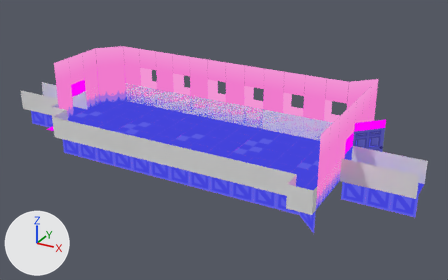
What one commit did to the Blender file source/blend files/room/evencare/evencare2.blend.
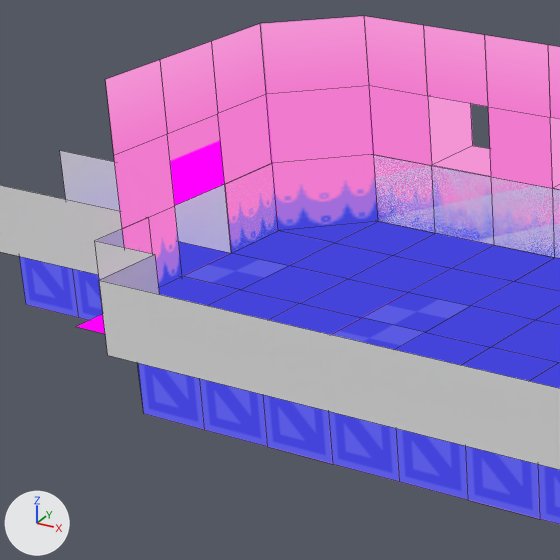
Each version is shown whole from a 50 mm camera at (23.06, -22.32, 11.4) aimed at (10.73, 0.09, 0.2), then close up on the part from 6% to 39% of the width and 15% to 69% of the height. Lighting does not change. The marker at lower left points along +X, +Y and +Z. The close-ups show mesh edges as thin lines.

The first close-up shows 'Cube', 'Scene'.
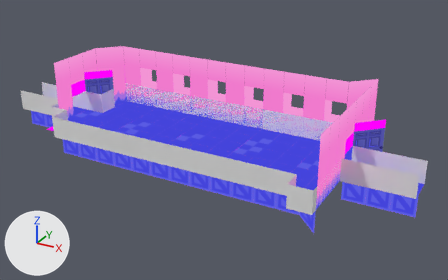
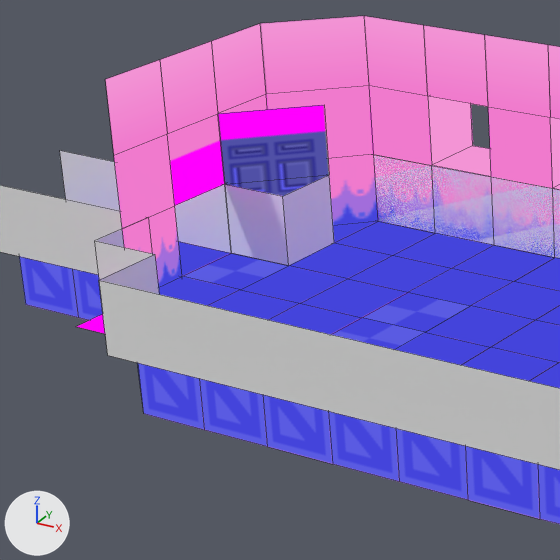
Location of each change, (x1, y1, x2, y2) in pixels of the close-ups (560 x 560 px):
```json
{"part": 1, "of": "me_scene_001", "change": "added", "after": [218, 105, 329, 184]}
{"part": 2, "of": "me_scene_001", "change": "added", "after": [226, 175, 328, 196], "on screen": "blue"}
{"part": 3, "of": "me_cube", "change": "built on", "before": [225, 167, 277, 251], "after": [225, 175, 334, 266]}
```

Scene script edits in JSON lines:
```json
{"block": "me_scene_001", "where": "me_scene_001.from_pydata(...)  # 238 vertices, 182 faces; spans x -0.5..19.5, y -1.0..3.0, z -3.5..3.5"}
{"block": "me_scene_001", "where": "# used by ob_scene; location = (0.0, 0.0, 0.0); rotation_euler = (1.571, 0.0, 0.0), in degrees (90, 0, 0)"}
{"block": "me_scene_001", "change": "me_scene_001 part 1: the loose piece of 4 vertices spanning x 16.5..17.5, y 0.0..1.0, z -1.5..-0.5 is copied, and the copy is moved by (-14.0, 1.0, 0.0); it spans x 2.5..3.5, y 1.0..2.0, z -1.5..-0.5"}
{"block": "me_scene_001", "change": "me_scene_001 part 2: the loose piece of 4 vertices spanning x 16.5..17.5, y 0.0..1.0, z -1.5..-0.5 is copied, and the copy is moved by (-14.0, 0.0, 0.0); it spans x 2.5..3.5, y 0.0..1.0, z -1.5..-0.5"}
{"block": "me_cube", "where": "me_cube.from_pydata(...)  # 36 vertices, 16 faces; spans x -0.5..19.5, y 0.0..1.0, z -3.5..3.9"}
{"block": "me_cube", "where": "# used by ob_cube; location = (0.0, 0.0, 0.0); rotation_euler = (1.571, 0.0, 0.0), in degrees (90, 0, 0)"}
{"block": "me_cube", "where": "# verts and faces of me_cube; kept vertices keep their numbers, new ones are numbered from 36"}
{"block": "me_cube", "where": "# before: 6 (2.5, 0.0, -0.5) at pixel (231, 253), 7 (2.5, 1.0, -0.5) at pixel (224, 184), 10 (2.5, 0.0, -2.5), 11 (2.5, 1.0, -2.5)"}
{"block": "me_cube", "change": "me_cube part 3"}
{"op": "add", "block": "me_cube", "code": "delete_faces([(6, 10, 11, 7)])"}
{"op": "add", "block": "me_cube", "code": "verts[36] = (2.5, 0.0, -1.5)"}
{"op": "add", "block": "me_cube", "code": "verts[37] = (3.5, 0.0, -0.5)  # pixel (288, 265)"}
{"op": "add", "block": "me_cube", "code": "verts[38] = (3.5, 0.0, -1.5)  # pixel (334, 242)"}
{"op": "add", "block": "me_cube", "code": "for new, old in zip([39, 40, 41], [36, 37, 38]): verts[new] = verts[old] + (0.0, 1.0, 0.0)"}
{"op": "add", "block": "me_cube", "code": "faces += [(10, 11, 39, 36), (36, 39, 41, 38), (37, 38, 41, 40), (6, 37, 40, 7)]"}
```
